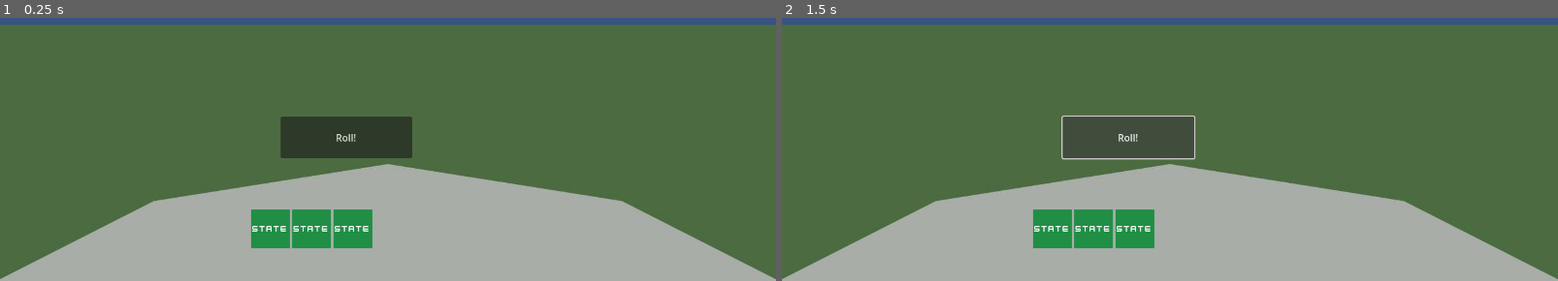
Above: before the commit, frames 1-2 (left to right).
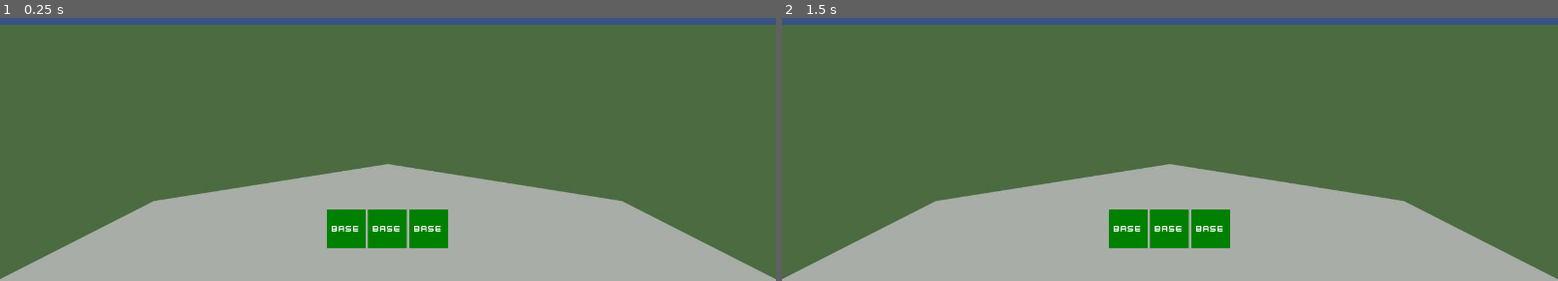
Above: after the commit, the same moments.

Repository: platopixel/d20
Game: Godot game, scene res://scenes/main.tscn
Two runs of this game, one before a commit and one after it. Both use one fixed random seed, a clock stepped at 60 frames per second and the inputs below.
Inputs (mouse positions are in pixels of both pictures, inside the frame that each line leads up to):
- Up to frame 1 (0.25 s): no input
- Up to frame 2 (1.5 s): click (1131, 136) at 0.5 s, where only the run before the commit has a clickable "Roll!"; click (1131, 136) at 1.25 s, where only the run before the commit has a clickable "Roll!"

The runs differ from the first frame. In frame 1, 6.3% of the frame differs, in the area x 32-58%, y 37-88%; in frame 2, 6.5%.
Error before the commit: Trying to assign value of type 'Control' to a variable of type 'Node2D'. (res://main.gd:10)

Commit message:
add drag and drop

Diff:
--- a/main.gd
+++ b/main.gd
@@ -2,14 +2,12 @@
 
 const DIE_SCENE: PackedScene = preload("res://scenes/dice/die.tscn")
 
-var die: Node2D
+var die: Control
 var rolled_number: Die_Face
 
 # Called when the node enters the scene tree for the first time.
 func _ready() -> void:
-	die = DIE_SCENE.instantiate()
-	die.position = Vector2(get_viewport_rect().size.x / 2, get_viewport_rect().size.y / 2)
-	add_child(die)
+	pass
 
 
 # Called every frame. 'delta' is the elapsed time since the previous frame.
--- a/project.godot
+++ b/project.godot
@@ -20,6 +20,19 @@
 window/size/viewport_width=1280
 window/size/viewport_height=720
 
+[input]
+
+left_mouse={
+"deadzone": 0.5,
+"events": [Object(InputEventMouseButton,"resource_local_to_scene":false,"resource_name":"","device":-1,"window_id":0,"alt_pressed":false,"shift_pressed":false,"ctrl_pressed":false,"meta_pressed":false,"button_mask":0,"position":Vector2(0, 0),"global_position":Vector2(0, 0),"factor":1.0,"button_index":1,"canceled":false,"pressed":false,"double_click":false,"script":null)
+]
+}
+right_mouse={
+"deadzone": 0.5,
+"events": [Object(InputEventMouseButton,"resource_local_to_scene":false,"resource_name":"","device":-1,"window_id":0,"alt_pressed":false,"shift_pressed":false,"ctrl_pressed":false,"meta_pressed":false,"button_mask":0,"position":Vector2(0, 0),"global_position":Vector2(0, 0),"factor":1.0,"button_index":2,"canceled":false,"pressed":false,"double_click":false,"script":null)
+]
+}
+
 [layer_names]
 
 2d_physics/layer_1="die_target_selector"
--- a/scenes/dice/die.gd
+++ b/scenes/dice/die.gd
@@ -1,4 +1,4 @@
-class_name Die extends Node2D
+class_name Die extends Control
 
 const DIE_FACE = preload("res://scenes/dice/die_face.gd")
 
@@ -6,11 +6,14 @@
 
 @onready var debugColor: ColorRect = $DebugColor
 @onready var debugLabel: Label = $DebugLabel
+@onready var drop_point_detector: Area2D = $DropPointDetector
+@onready var die_state_machine: DieStatMachine = $DieStateMachine as DieStatMachine
+@onready var targets: Array[Node] = []
 
 var faces: Array[DIE_FACE] = []
 var current_roll: Die_Face
 
-func _init() -> void:
+func init() -> void:
 	for i in range(1, 21):
 		var instance = DIE_FACE.new()
 		instance.number = i
@@ -18,12 +21,29 @@
 
 # Called when the node enters the scene tree for the first time.
 func _ready() -> void:
-	pass # Replace with function body.
+	die_state_machine.init(self)
 
-# Called every frame. 'delta' is the elapsed time since the previous frame.
-func _process(delta: float) -> void:
-	pass
+func _input(event: InputEvent) -> void:
+	die_state_machine.on_input(event)
+
+func _on_gui_input(event: InputEvent) -> void:
+	die_state_machine.on_gui_input(event)
+
+func _on_mouse_entered() -> void:
+	die_state_machine.on_mouse_entered()
+
+func _on_mouse_exited() -> void:
+	die_state_machine.on_mouse_exited()
 
 func roll() -> void:
 	current_roll = faces.pick_random()
 	$Label.text = str(current_roll.number)
+
+
+func _on_drop_point_detector_area_entered(area: Area2D) -> void:
+	if not targets.has(area):
+		targets.append(area)
+
+
+func _on_drop_point_detector_area_exited(area: Area2D) -> void:
+	targets.erase(area)
--- a/scenes/dice/die.tscn
+++ b/scenes/dice/die.tscn
@@ -55,6 +55,7 @@
 anchor_bottom = 1.0
 grow_horizontal = 2
 grow_vertical = 2
+mouse_filter = 2
 color = Color(0.126988, 0.556608, 0.271771, 1)
 
 [node name="DebugLabel" type="Label" parent="."]
@@ -94,3 +95,9 @@
 [node name="DieReleasedState" type="Node" parent="DieStateMachine"]
 script = ExtResource("8_2bye2")
 state = 4
+
+[connection signal="gui_input" from="." to="." method="_on_gui_input"]
+[connection signal="mouse_entered" from="." to="." method="_on_mouse_entered"]
+[connection signal="mouse_exited" from="." to="." method="_on_mouse_exited"]
+[connection signal="area_entered" from="DropPointDetector" to="." method="_on_drop_point_detector_area_entered"]
+[connection signal="area_exited" from="DropPointDetector" to="." method="_on_drop_point_detector_area_exited"]
--- a/scenes/dice/die_state_machine.gd
+++ b/scenes/dice/die_state_machine.gd
@@ -24,13 +24,11 @@
 	if current_state:
 		current_state.on_gui_input(event)
 
-func on_mouse_entered(event: InputEvent) -> void:
-	if current_state:
-		current_state.on_input(event)
+func on_mouse_entered() -> void:
+	pass
 
-func on_mouse_exited(event: InputEvent) -> void:
-	if current_state:
-		current_state.on_gui_input(event)
+func on_mouse_exited() -> void:
+	pass
 
 func _on_transition_requested(from: DieState, to: DieState.State) -> void:
 	if from != current_state:
--- a/scenes/dice/die_states/die_base_state.gd
+++ b/scenes/dice/die_states/die_base_state.gd
@@ -1,11 +1,14 @@
 extends DieState
 
+@export var die: Die
 
-# Called when the node enters the scene tree for the first time.
-func _ready() -> void:
-	pass # Replace with function body.
+func enter() -> void:
+	die.reparent_requested.emit(die)
+	die.debugColor.color = Color.WEB_GREEN
+	die.debugLabel.text = "BASE"
+	die.pivot_offset = Vector2.ZERO
 
-
-# Called every frame. 'delta' is the elapsed time since the previous frame.
-func _process(delta: float) -> void:
-	pass
+func on_gui_input(event: InputEvent) -> void:
+	if event.is_action_pressed("left_mouse"):
+		die.pivot_offset = die.get_global_mouse_position() - die.global_position
+		transition_requested.emit(self, DieState.State.CLICKED)
--- a/scenes/dice/die_states/die_clicked_state.gd
+++ b/scenes/dice/die_states/die_clicked_state.gd
@@ -1,10 +1,10 @@
 extends DieState
 
-var die: Die
+@export var die: Die
 
 func enter() -> void:
 	die.debugColor.color = Color.ORANGE
-	die.debugState.text = "CLICKED"
+	die.debugLabel.text = "CLICKED"
 	die.drop_point_detector.monitoring = true
 
 func on_input(event: InputEvent) -> void:
--- a/scenes/dice/die_states/die_dragging_state.gd
+++ b/scenes/dice/die_states/die_dragging_state.gd
@@ -1,6 +1,10 @@
 extends DieState
 
-var die: Die
+@export var die: Die
+
+const DRAG_MINIMUM_THRESHOLD := 0.5
+
+var minimum_drag_time_elapsed := false
 
 func enter() -> void:
 	var ui_layer := get_tree().get_first_node_in_group("ui_layer")
@@ -10,4 +14,22 @@
 	die.debugColor.color = Color.NAVY_BLUE
 	die.debugLabel.text = "DRAGGING"
 
-# https://youtu.be/Pa0P1lUoC-M?list=PL6SABXRSlpH8CD71L7zye311cp9R4JazJ&t=1737
+	minimum_drag_time_elapsed = false
+	var threshold_timer := get_tree().create_timer(DRAG_MINIMUM_THRESHOLD, false)
+	threshold_timer.timeout.connect(func(): minimum_drag_time_elapsed = true)
+
+func on_input(event: InputEvent) -> void:
+	var mouse_motion := event is InputEventMouseMotion
+	var cancel = event.is_action_pressed("right_mouse")
+	var confirm = event.is_action_released("left_mouse") or event.is_action_pressed("left_mouse")
+
+	if mouse_motion:
+		die.global_position = die.get_global_mouse_position() - die.pivot_offset
+
+	if cancel:
+		print('canceling')
+		transition_requested.emit(self, DieState.State.BASE)
+	elif minimum_drag_time_elapsed and confirm:
+		print('releasing')
+		get_viewport().set_input_as_handled()
+		transition_requested.emit(self, DieState.State.RELEASED)
--- a/scenes/dice/die_states/die_released_state.gd
+++ b/scenes/dice/die_states/die_released_state.gd
@@ -1,17 +1,21 @@
 extends DieState
 
-var die: Die
+@export var die: Die
+
+var played: bool
 
 func enter() -> void:
-	if not die.is_note_ready():
-		await die.ready
+	die.debugColor.color = Color.DARK_VIOLET
+	die.debugLabel.text = "RELEASED"
 
-	die.reparent_requested.emit(die)
-	die.debugColor.color = Color.WEB_GREEN
-	die.debugState.text = "BASE"
-	die.pivot_offset = Vector2.ZERO
+	played = false
 
-func on_gui_input(event: InputEvent) -> void:
-	if event.is_action_pressed("left_mouse"):
-		die.pivot_offset = die.get_global_mouse_position() - die.global_position
-		transition_requested.emit(self, DieState.State.CLICKED)
+	if not die.targets.is_empty():
+		played = true
+		print("play die for target(s) ", die.targets)
+
+func on_input(_event: InputEvent) -> void:
+	if played:
+		return
+
+	transition_requested.emit(self, DieState.State.BASE)
--- a/scenes/game_table.tscn
+++ b/scenes/game_table.tscn
@@ -1,6 +1,7 @@
-[gd_scene load_steps=5 format=3 uid="uid://cryaldygx48fa"]
+[gd_scene load_steps=6 format=3 uid="uid://cryaldygx48fa"]
 
 [ext_resource type="Texture2D" uid="uid://c8ibiuj5sx7qk" path="res://assets/game_table.jpg" id="1_7pmjq"]
+[ext_resource type="Script" path="res://scenes/ui/hand.gd" id="2_cmgux"]
 [ext_resource type="PackedScene" uid="uid://c0qf0rsddr7kl" path="res://scenes/dice/die.tscn" id="2_dd2ps"]
 
 [sub_resource type="CanvasItemMaterial" id="CanvasItemMaterial_vbntx"]
@@ -36,6 +37,8 @@
 offset_bottom = -54.0
 grow_horizontal = 2
 grow_vertical = 0
+alignment = 1
+script = ExtResource("2_cmgux")
 
 [node name="Die" parent="BattleUI/Hand" instance=ExtResource("2_dd2ps")]
 layout_mode = 2
--- a/scenes/main.tscn
+++ b/scenes/main.tscn
@@ -12,17 +12,29 @@
 
 [node name="GUI" type="Control" parent="."]
 layout_mode = 3
-anchors_preset = 0
-offset_right = 40.0
-offset_bottom = 40.0
+anchors_preset = 15
+anchor_right = 1.0
+anchor_bottom = 1.0
+offset_right = 1280.0
+offset_bottom = 720.0
+grow_horizontal = 2
+grow_vertical = 2
 script = ExtResource("3_m681d")
 
 [node name="RollButton" type="Button" parent="GUI"]
-layout_mode = 0
-offset_left = 463.0
-offset_top = 448.0
-offset_right = 680.0
-offset_bottom = 517.0
+visible = false
+layout_mode = 1
+anchors_preset = 8
+anchor_left = 0.5
+anchor_top = 0.5
+anchor_right = 0.5
+anchor_bottom = 0.5
+offset_left = -110.0
+offset_top = 115.0
+offset_right = 107.0
+offset_bottom = 184.0
+grow_horizontal = 2
+grow_vertical = 2
 text = "Roll!"
 
 [node name="DieFace" type="Node" parent="."]
--- /dev/null
+++ b/scenes/ui/hand.gd
@@ -0,0 +1,10 @@
+class_name Hand extends HBoxContainer
+
+
+func _ready() -> void:
+	for child in get_children():
+		var die := child as Die
+		die.reparent_requested.connect(_on_die_ui_reparent_requested)
+
+func _on_die_ui_reparent_requested(child: Die) -> void:
+	child.reparent(self)
